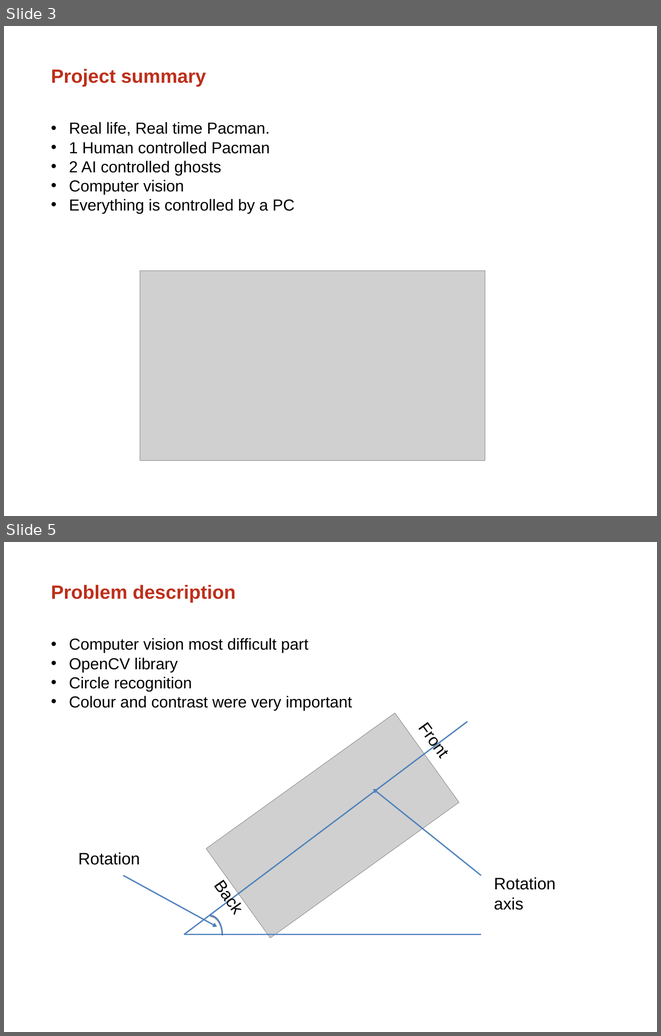
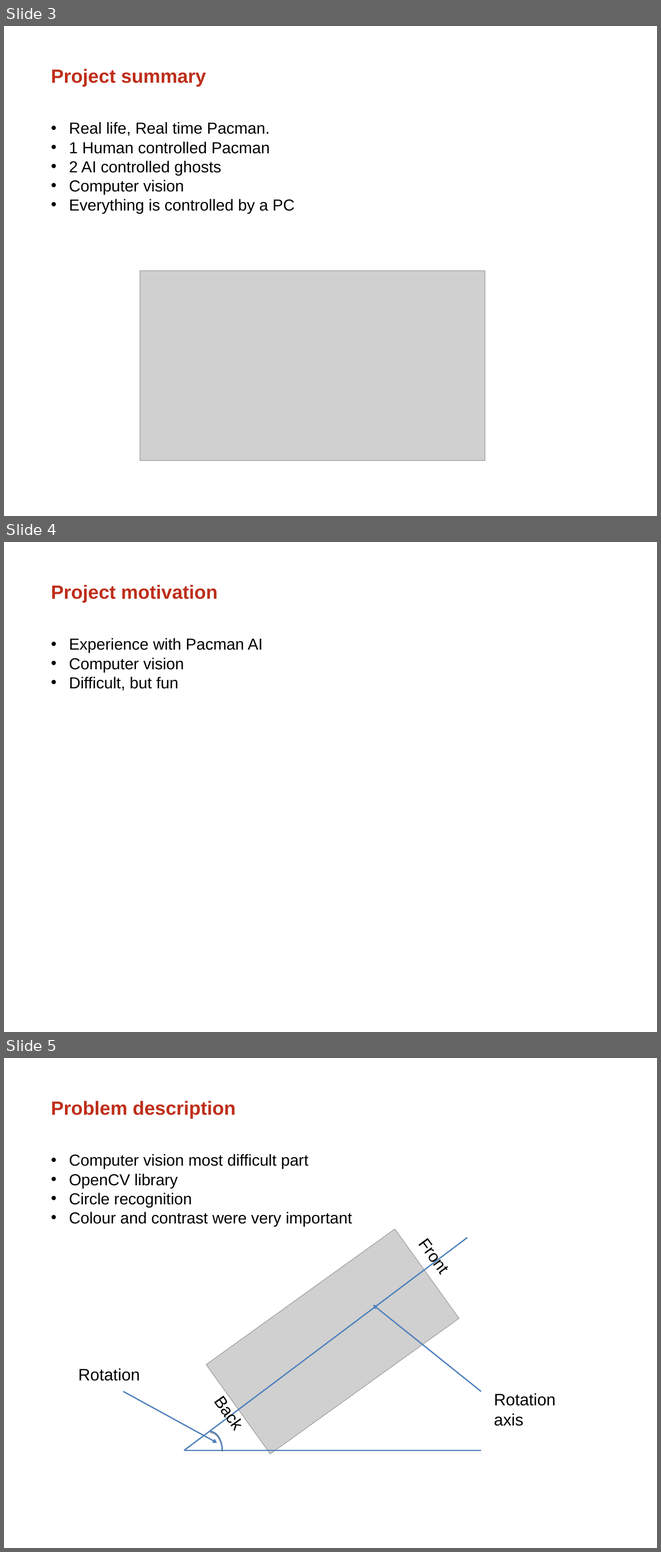
Before and after one commit to GSamuel/Robotica-2014-2015-Pacman, a slide deck: Overige/presentation pacman.ppt. Shown one above the other, each under a label of ours: slides 3 and 5 before the commit, slides 3, 4 and 5 after it; the slides between them are not shown. The pictures are 661x1036 and 661x1552 pixels, drawn with LibreOffice and Linux fonts; fonts in the diff are those of the drawing; grey boxes stand for pictures; background and template pictures are left out. Boxes give left, top, right and bottom in pixels: in the first picture for what was removed or moved away, otherwise in the second. Text is boxed around its words. In the diff, an @@ line names an element or a change of style, - is before the commit and + after.

```diff
--- a/Overige/presentation pacman.ppt
+++ b/Overige/presentation pacman.ppt
@@ slide 4 added at (x1=4, y1=542, x2=657, y2=1032), background picture (left out) @@
@@ title added at (x1=51, y1=585, x2=218, y2=602), 30 pt, text #BE2E1A, bold @@
+Project motivation
@@ text added at (x1=69, y1=638, x2=263, y2=690), 25 pt, text #000000 @@
+• Experience with Pacman AI
+• Computer vision
+• Difficult, but fun
```
Also in this commit, not shown: 2 slides changed, 1 slide removed.
